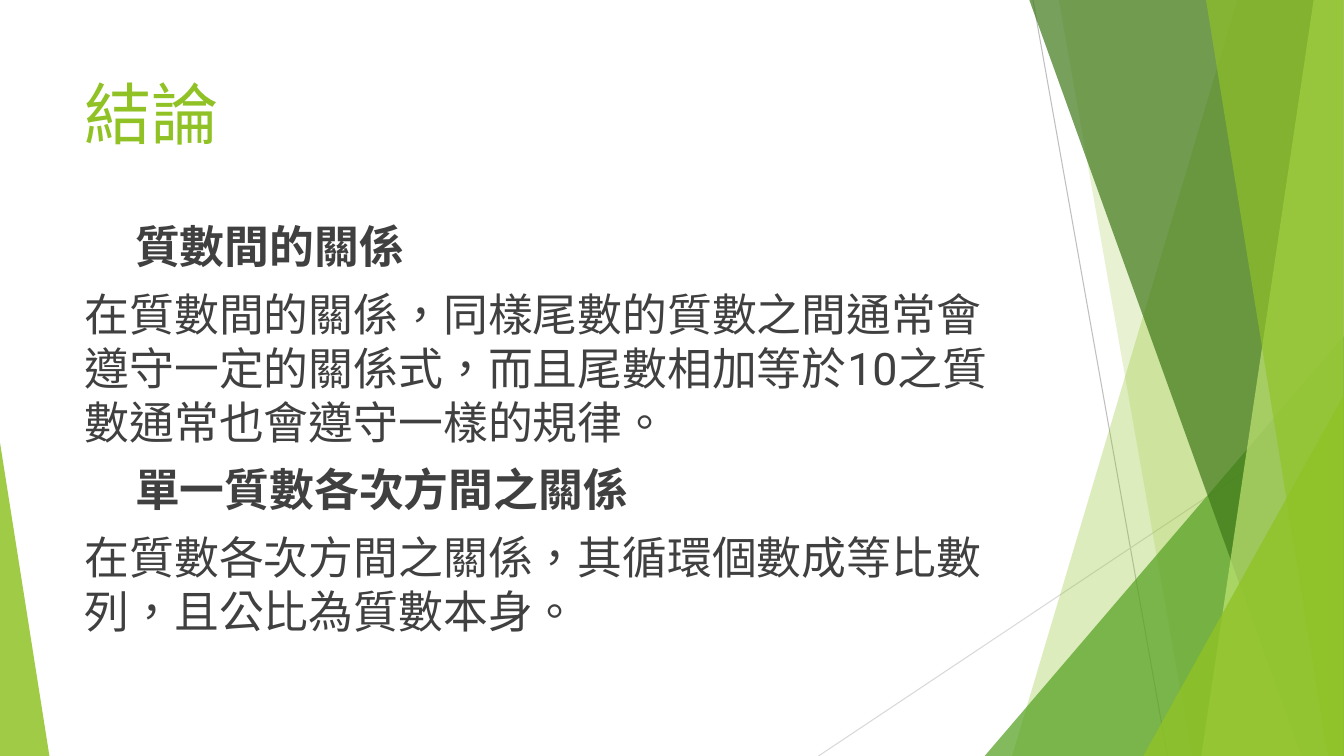
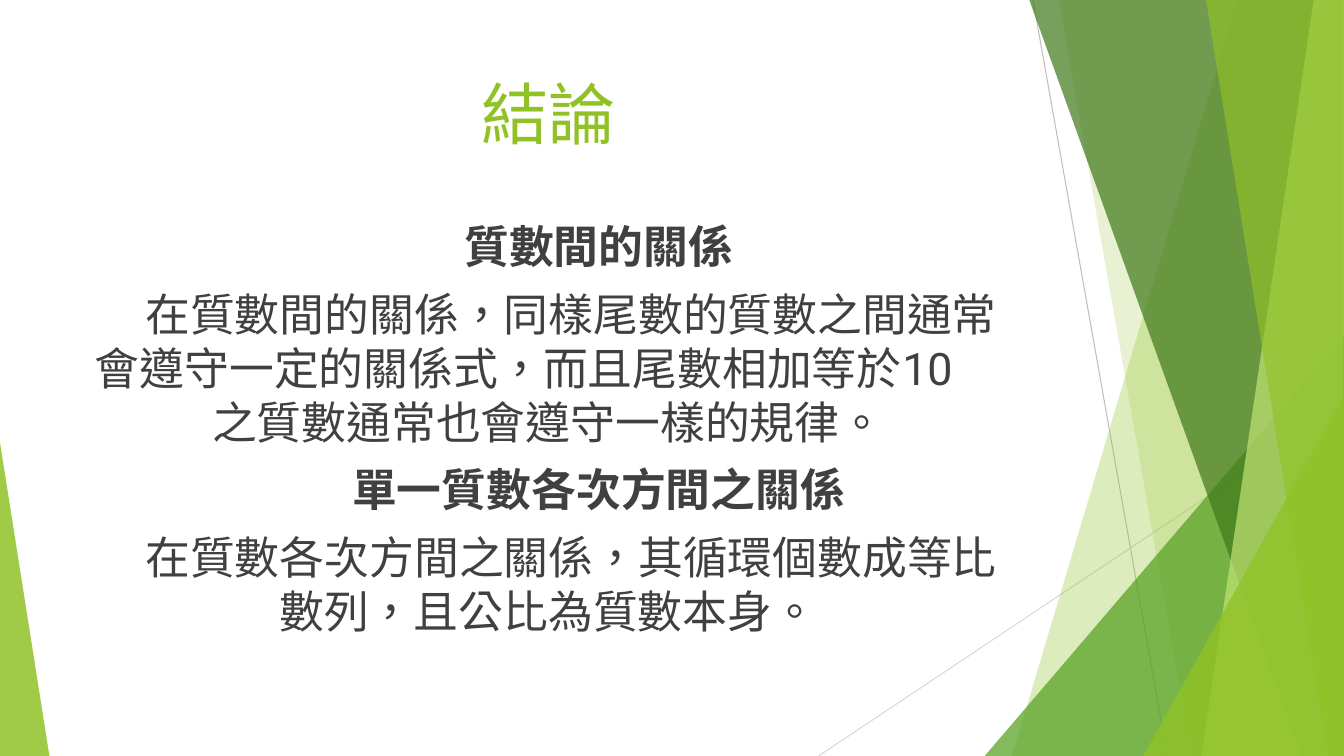
Before and after one commit to googleak28282/-, a slide deck: slide 13 of 二維線段樹.pptx. Drawn at 1344x756 pixels with LibreOffice and Linux fonts; fonts in the diff are those of the drawing. Boxes give left, top, right and bottom in pixels: in the first picture for what was removed or moved away, otherwise in the second. Text is boxed around its words. In the diff, an @@ line names an element or a change of style, - is before the commit and + after.

```diff
--- a/二維線段樹.pptx
+++ b/二維線段樹.pptx
@@ title "結論" at (481, 82, 615, 145): alignment left to centre @@
@@ text at (352, 224, 845, 510): alignment left to centre @@
@@ text at (95, 293, 996, 443): text changed @@
-在質數間的關係，同樣尾數的質數之間通常會遵守一定的關係式，而且尾數相加等於10之質數通常也會遵守一樣的規律。
+在質數間的關係，同樣尾數的質數之間通常 會遵守一定的關係式，而且尾數相加等於10 之質數通常也會遵守一樣的規律。
@@ text at (145, 536, 996, 632): text changed @@
-在質數各次方間之關係，其循環個數成等比數列，且公比為質數本身。
+在質數各次方間之關係，其循環個數成等比 數列，且公比為質數本身。
```
Also in this commit, not shown: 10 other slides changed, 1 slide added, 1 slide removed, 2 other files.
